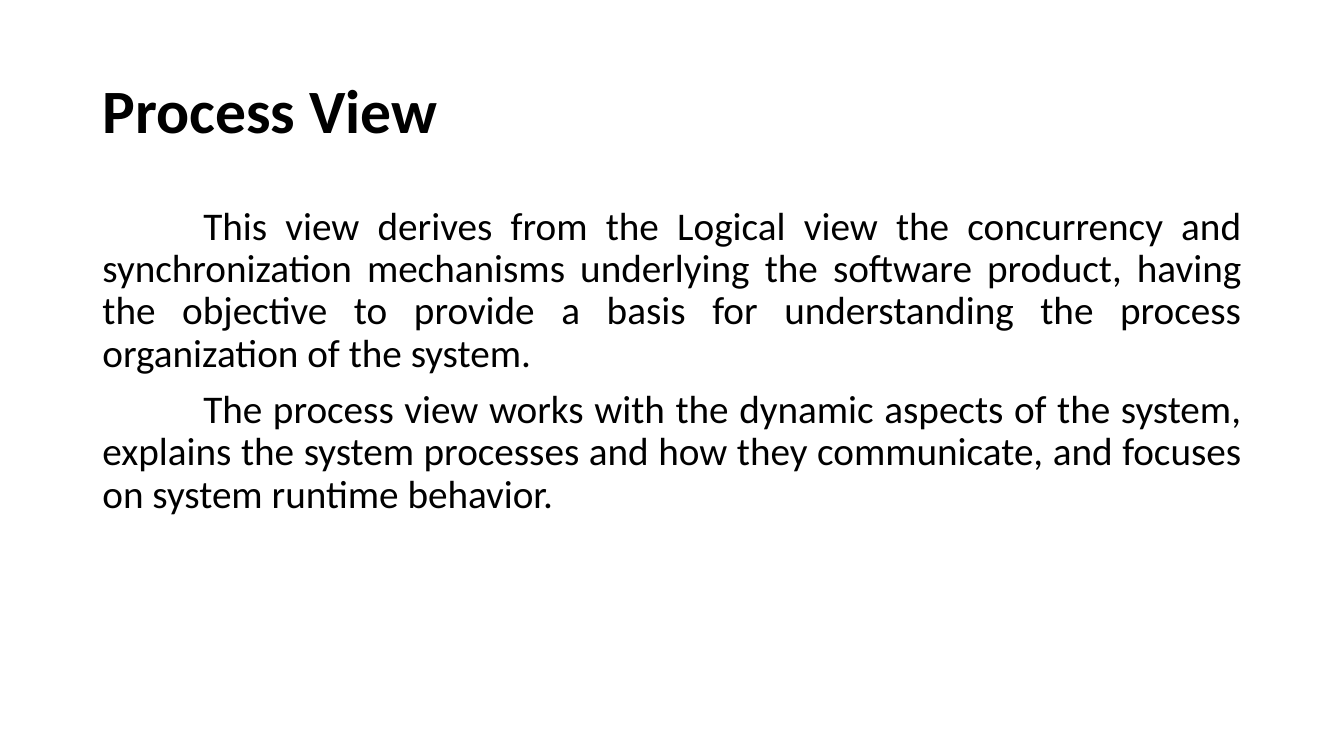
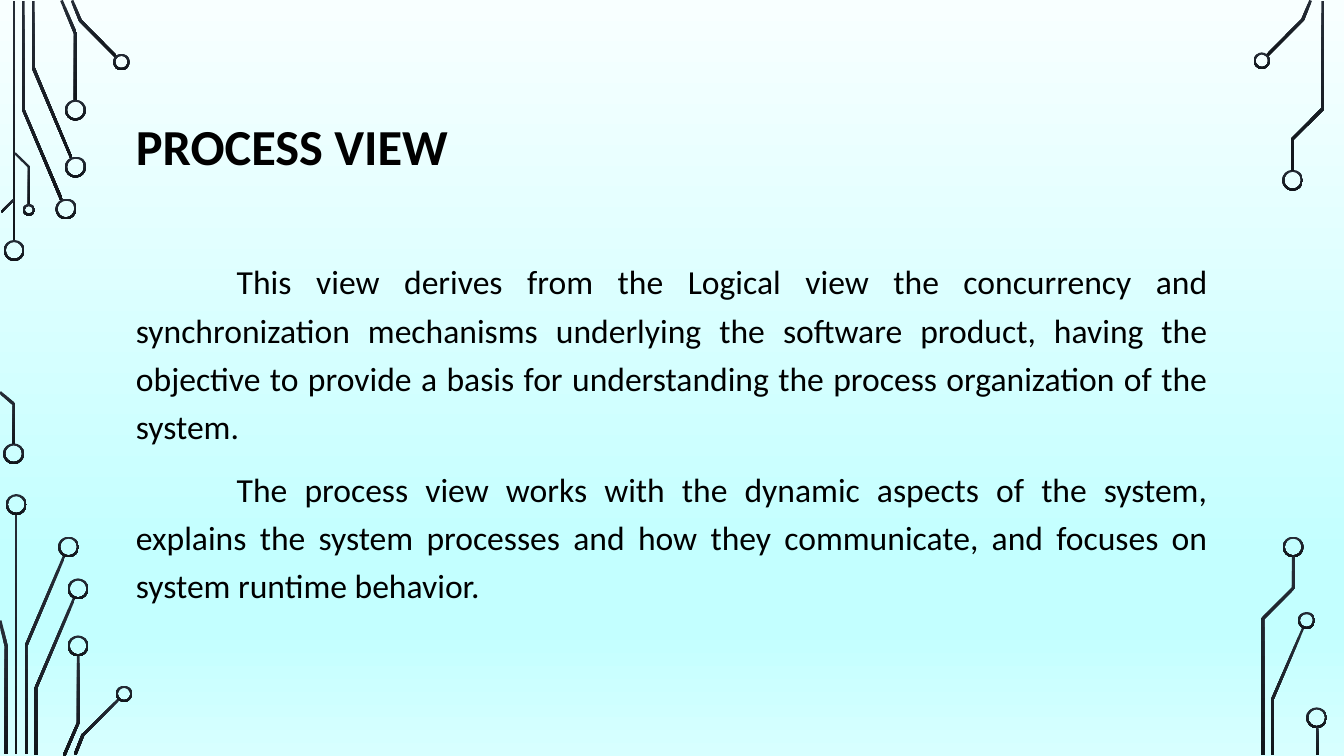
Before and after one commit to dianamoreira/thefuck, a slide deck: slide 9 of ArchSW-docs/The Fuck.pptx. Drawn at 1344x756 pixels with LibreOffice and Linux fonts; fonts in the diff are those of the drawing; background and template pictures are left out. Boxes give left, top, right and bottom in pixels: in the first picture for what was removed or moved away, otherwise in the second. Text is boxed around its words. In the diff, an @@ line names an element or a change of style, - is before the commit and + after.

```diff
--- a/ArchSW-docs/The Fuck.pptx
+++ b/ArchSW-docs/The Fuck.pptx
@@ background #FFFFFF to picture (left out) @@
@@ title at [136,132,447,166]: text changed; size 44 to 36 pt @@
-Process View
+PROCESS VIEW
@@ text "This view derives from the ...": place and size @@
-text "This view derives from the ..." at [102,212,1241,515]
+text "This view derives from the ..." at [136,270,1207,604]
@@ text "This view derives from the ..." at [136,270,1207,604]: size 28 to 24 pt; line spacing 0.9 to 1.2 @@
@@ group added at [0,0,1328,756]: 33 freeform shapes, 3 rectangles @@
```
Also in this commit, not shown: 10 other slides changed, 10 slides added, 6 slides removed, 1 other file.
